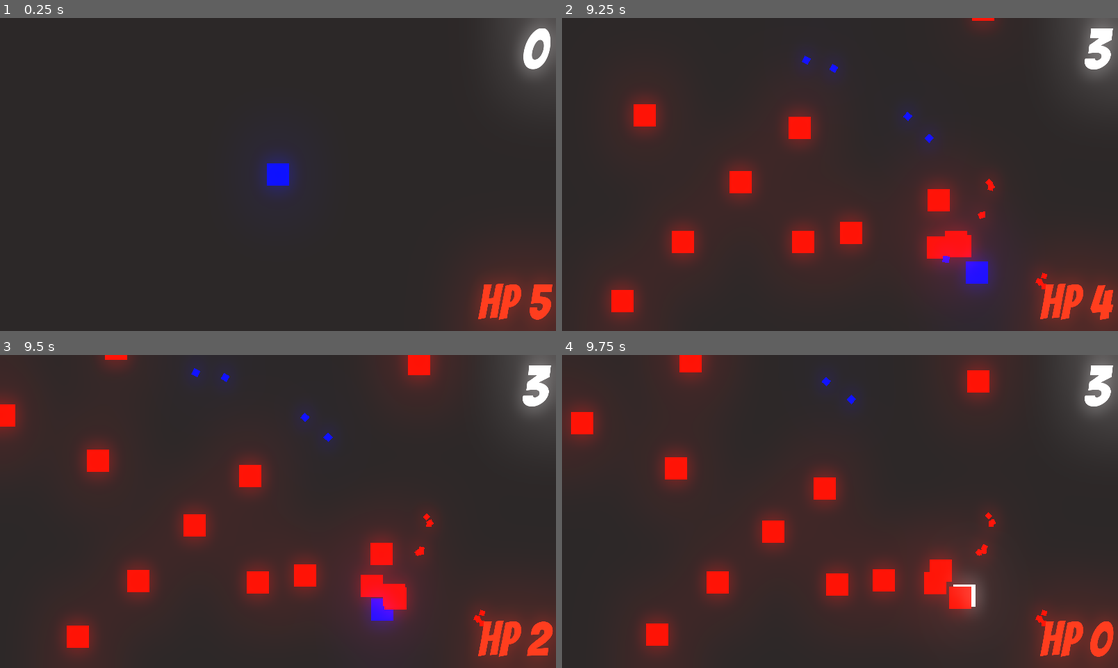
Above: before the commit, frames 1-4 (two rows, left to right).
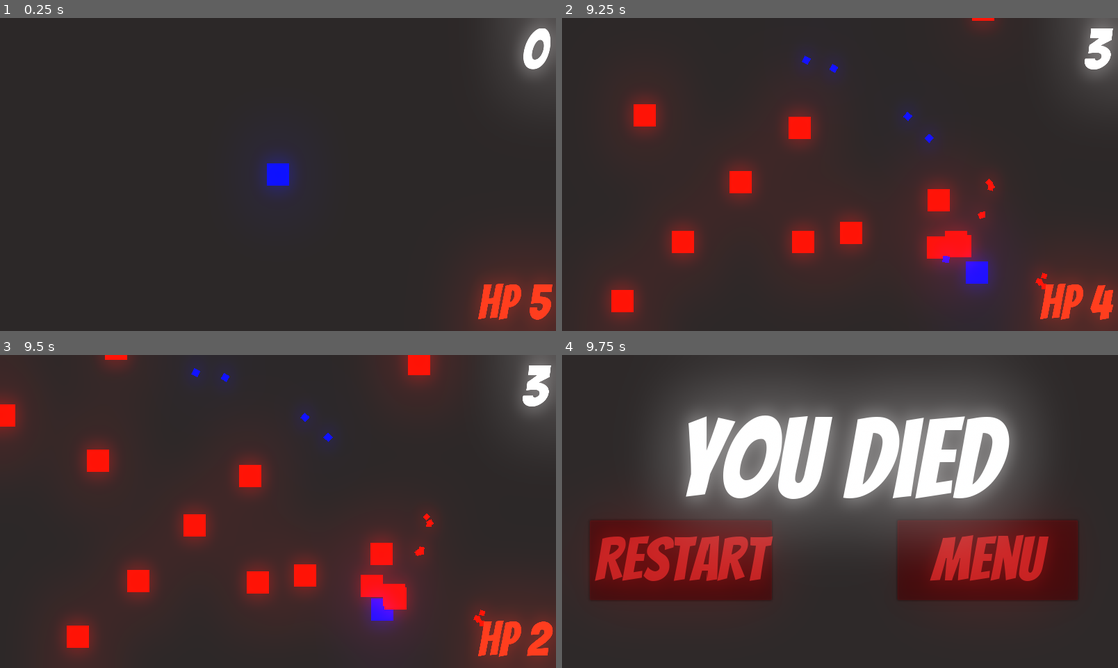
Above: after the commit, the same moments.

Repository: Daniel5772/Programmieren_Note
Game: Godot game, scene res://Level/Level 1.tscn
Same seed, same stepped clock (60 frames per second), same inputs: the game is played once before the commit and once after it.
Inputs (mouse positions are in pixels of both pictures, inside the frame that each line leads up to):
- Up to frame 1 (0.25 s): no input
- Up to frame 2 (9.25 s): tap Enter at 0.5 s; move the mouse to (962, 158) at 0.52 s; press the mouse at (962, 158) at 0.53 s; hold D (move_right) 0.53-1.28 s; move the mouse to (728, 190) at 1.27 s; release the mouse at (728, 190) at 1.28 s; hold S (move_down) 1.28-2.03 s; click (728, 190) at 1.35 s; move the mouse to (895, 105) at 2.02 s; press the mouse at (895, 105) at 2.03 s; hold D (move_right) 2.03-2.78 s; move the mouse to (812, 237) at 2.77 s; release the mouse at (812, 237) at 2.78 s; hold W (move_up) 2.78-3.53 s; click (812, 237) at 2.85 s; move the mouse to (1006, 221) at 3.52 s; press the mouse at (1006, 221) at 3.53 s; hold A (move_left) 3.53-5.03 s; move the mouse to (673, 127) at 4.27 s; release the mouse at (673, 127) at 4.28 s; click (673, 127) at 4.35 s; move the mouse to (867, 174) at 5.02 s; press the mouse at (867, 174) at 5.03 s; hold S (move_down) 5.03-5.78 s; move the mouse to (756, 96) at 5.77 s; release the mouse at (756, 96) at 5.78 s; hold D (move_right) 5.78-6.53 s; click (756, 96) at 5.85 s; move the mouse to (962, 158) at 6.52 s; press the mouse at (962, 158) at 6.53 s; hold W (move_up) 6.53-7.28 s; move the mouse to (728, 190) at 7.27 s; release the mouse at (728, 190) at 7.28 s; hold D (move_right) 7.28-8.03 s; click (728, 190) at 7.35 s; move the mouse to (895, 105) at 8.02 s; press the mouse at (895, 105) at 8.03 s; hold S (move_down) 8.03-8.78 s; move the mouse to (812, 237) at 8.77 s; release the mouse at (812, 237) at 8.78 s; hold A (move_left) from 8.78 s (still down); click (812, 237) at 8.85 s
- Up to frame 3 (9.5 s): keep holding A (move_left)
- Up to frame 4 (9.75 s): move the mouse to (1006, 558) at 9.52 s; release A (move_left) at 9.53 s; press the mouse at (1006, 558) at 9.53 s; hold W (move_up) from 9.53 s (still down)

Frames 1-3 are identical in both runs. In frame 4, 53% of the frame differs, in the area x 0-100%, y 0-100%.

Commit message:
Death_screne added

Diff:
--- a/PLayer/Player_f.gd
+++ b/PLayer/Player_f.gd
@@ -45,4 +45,4 @@
 		Global.player_hp -= 1
 
 		if Global.player_hp <= 0:
-			queue_free()
+			get_tree().change_scene("res://Screne/Death_screne.tscn")
--- /dev/null
+++ b/Screne/Death_screne.gd
@@ -0,0 +1,9 @@
+extends Node2D
+
+
+func _on_Button_pressed():
+	get_tree().change_scene("res://Level/Level 1.tscn")
+
+
+func _on_Button2_pressed():
+	queue_free()
--- /dev/null
+++ b/Screne/Death_screne.tscn
@@ -0,0 +1,70 @@
+[gd_scene load_steps=6 format=2]
+
+[ext_resource path="res://GFX/Font.ttf" type="DynamicFontData" id=1]
+[ext_resource path="res://Screne/Death_screne.gd" type="Script" id=2]
+
+[sub_resource type="DynamicFont" id=1]
+size = 128
+font_data = ExtResource( 1 )
+
+[sub_resource type="DynamicFont" id=3]
+size = 70
+font_data = ExtResource( 1 )
+
+[sub_resource type="Environment" id=2]
+background_mode = 4
+glow_enabled = true
+glow_bloom = 0.2
+glow_blend_mode = 1
+glow_bicubic_upscale = true
+
+[node name="Death_screne" type="Node2D"]
+script = ExtResource( 2 )
+
+[node name="Control" type="Control" parent="."]
+margin_right = 640.0
+margin_bottom = 360.0
+__meta__ = {
+"_edit_use_anchors_": false
+}
+
+[node name="Label" type="Label" parent="Control"]
+margin_top = 50.0
+margin_right = 640.0
+margin_bottom = 188.0
+custom_fonts/font = SubResource( 1 )
+text = "You died"
+align = 1
+valign = 1
+__meta__ = {
+"_edit_use_anchors_": false
+}
+
+[node name="Button" type="Button" parent="Control"]
+modulate = Color( 0.803922, 0.12549, 0.12549, 1 )
+margin_left = 32.0
+margin_top = 190.0
+margin_right = 240.0
+margin_bottom = 282.0
+custom_fonts/font = SubResource( 3 )
+text = "Restart"
+__meta__ = {
+"_edit_use_anchors_": false
+}
+
+[node name="Button2" type="Button" parent="Control"]
+modulate = Color( 0.803922, 0.12549, 0.12549, 1 )
+margin_left = 386.023
+margin_top = 190.0
+margin_right = 594.023
+margin_bottom = 282.0
+custom_fonts/font = SubResource( 3 )
+text = "Menu"
+__meta__ = {
+"_edit_use_anchors_": false
+}
+
+[node name="WorldEnvironment" type="WorldEnvironment" parent="."]
+environment = SubResource( 2 )
+[connection signal="pressed" from="Control/Button" to="." method="_on_Button_pressed"]
+[connection signal="pressed" from="Control/Button2" to="." method="_on_Button2_pressed"]
